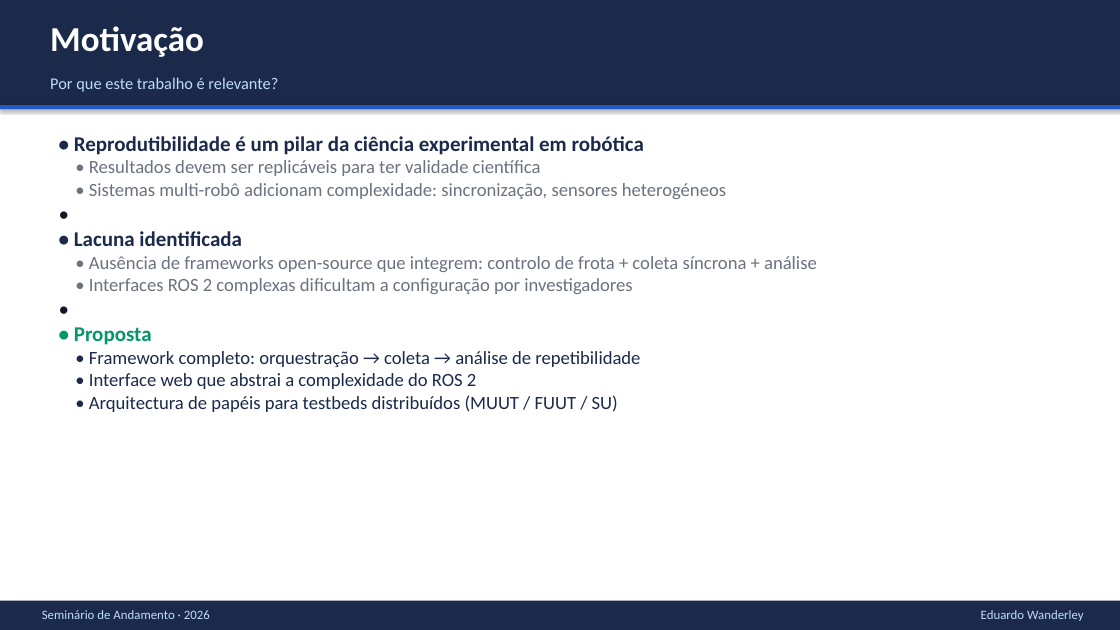
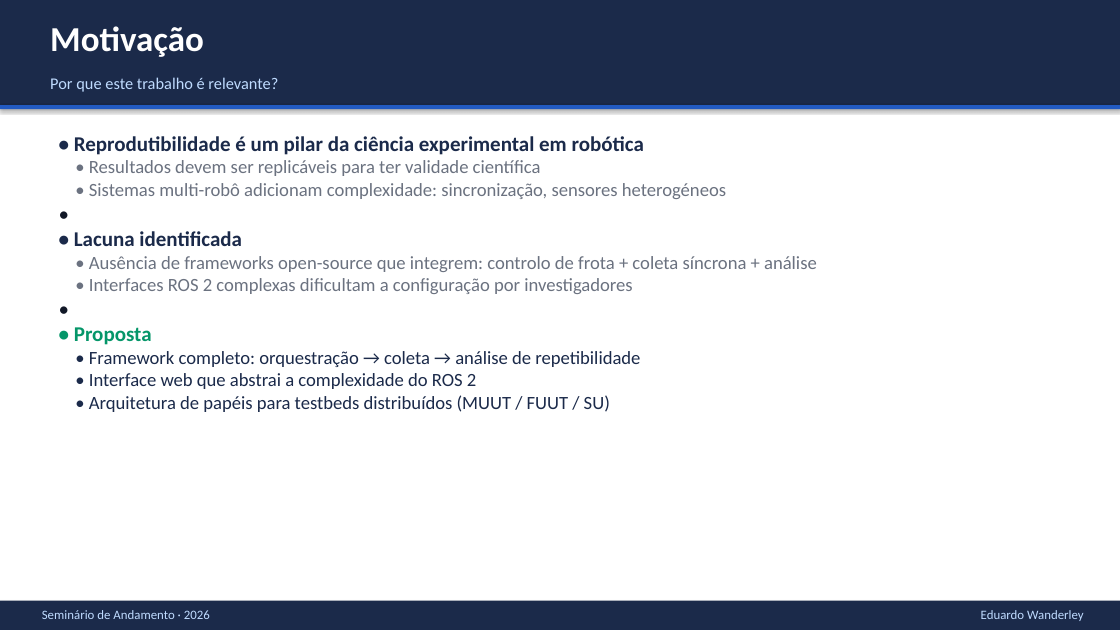
Before and after one commit to eduardowanderleyde/fleet-ui, a slide deck: slide 3 of disserta-apresenta/apresentacao_seminario.pptx. Drawn at 1120x630 pixels with LibreOffice and Linux fonts; fonts in the diff are those of the drawing. Boxes give left, top, right and bottom in pixels: in the first picture for what was removed or moved away, otherwise in the second. Text is boxed around its words. In the diff, an @@ line names an element or a change of style, - is before the commit and + after.

Commit message:
Fix European-Portuguese spellings in the seminar deck (PT-PT vs PT-BR)
"Objectivos", "Arquitectura", "directo", "actua" and "trajectória(s)" are
European Portuguese spelling — the dissertation itself and every other part
of this Brazilian (UFPE) presentation use the Brazilian forms without the
silent consonant. Fixed all 10 occurrences across the Agenda, Motivação,
Objetivos, Arquitetura, Papéis and Metodologia slides. Re-validated
(schema/relationships passed) and re-read the content to confirm zero
matches remain for any of the affected words.

```diff
--- a/disserta-apresenta/apresentacao_seminario.pptx
+++ b/disserta-apresenta/apresentacao_seminario.pptx
@@ text at (89,395,610,412): text changed @@
-• Arquitectura de papéis para testbeds distribuídos (MUUT / FUUT / SU)
+• Arquitetura de papéis para testbeds distribuídos (MUUT / FUUT / SU)
```
Also in this commit, not shown: 6 other slides changed.
